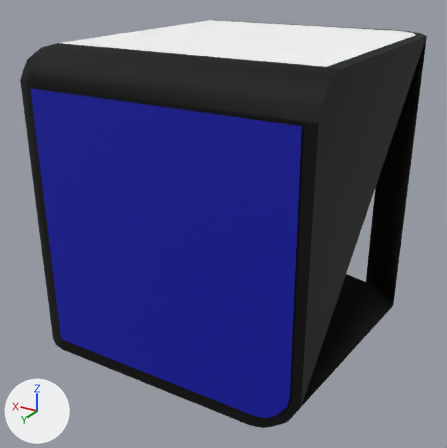
Before and after pictures for a commit that changed the OBJ model OllPractice.Unity/Assets/3DModels/corners/cornerWRB.obj.
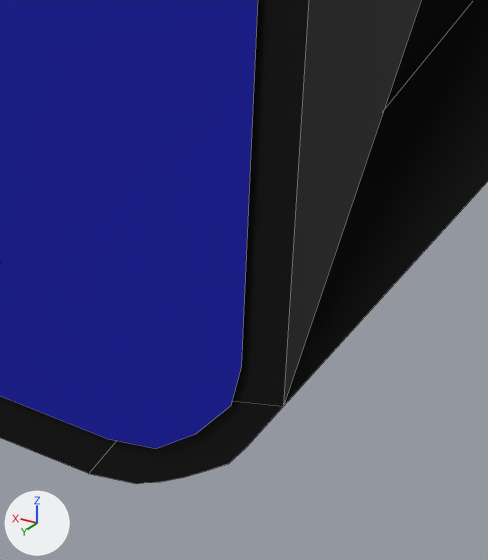
Each version appears first whole from a 50 mm lens placed at (-0.181, 0.314, 0.132), pointed at (0.001, 0.011, -0.02), and next in a close-up on the part from 50% to 79% of the width and 67% to 100% of the height. Every picture has the same lights, and +X, +Y and +Z are marked at lower left. The close-ups show mesh edges as thin lines. Where no turn or scale is listed for an object, it has been applied to the vertices. Vertices at the same position are counted once.

The older version as bpy lines, for what is in view:
```python
me_basiccorner_plane = bpy.data.meshes.new('BasicCorner_Plane')
me_basiccorner_plane.from_pydata(...)  # 121 vertices, 98 faces, 1 loose edge; spans x -0.09..0.09, y -0.09..0.09, z -0.09..0.09
me_basiccorner_plane.materials.append(mat_blackplastic)  # black #000000
# before: 16 (0.09, -0.062, -0.09), 26 (-0.073, 0.09, -0.086) at pixel (159, 482), 28 (-0.09, 0.09, -0.066) at pixel (283, 406), 29 (-0.062, 0.09, -0.09) at pixel (88, 473), 31 (-0.072, 0.09, -0.072)
# before: 34 (-0.076, 0.09, -0.084) at pixel (183, 477), 35 (-0.069, 0.09, -0.088) at pixel (136, 483), 36 (-0.079, 0.09, -0.082) at pixel (205, 471), 37 (-0.083, 0.09, -0.079) at pixel (228, 463), 38 (-0.085, 0.09, -0.075) at pixel (246, 447)
# before: 114 (-0.09, -0.066, -0.09), 115 (-0.062, -0.09, -0.09)
me_coloredside3_plane_005 = bpy.data.meshes.new('ColoredSide3_Plane.005')
me_coloredside3_plane_005.from_pydata([(-0.078, 0.091, -0.075), (0.068, 0.091, -0.082), (-0.083, 0.091, 0.07), (0.068, 0.091, 0.07), (-0.065, 0.091, -0.082), (-0.084, 0.091, -0.062), (-0.073, 0.091, -0.08), (-0.083, 0.091, -0.069)], [], [(0, 7, 5, 2, 3, 1, 4, 6)])
me_coloredside3_plane_005.materials.append(mat_blueside)  # blue #000ba7
ob_basiccorner_plane = bpy.data.objects.new('BasicCorner_Plane', me_basiccorner_plane)
ob_basiccorner_plane.location = (0.0, 0.0, 0.0)
ob_coloredside3_plane_005 = bpy.data.objects.new('ColoredSide3_Plane.005', me_coloredside3_plane_005)
ob_coloredside3_plane_005.location = (0.0, 0.0, 0.0)
```
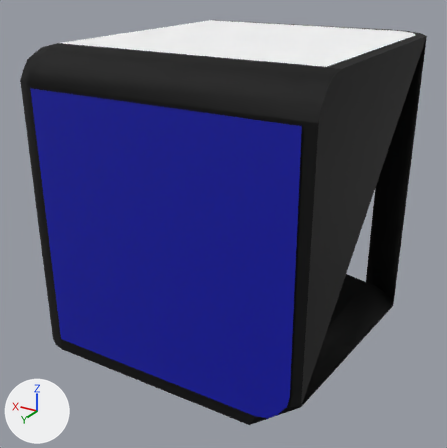
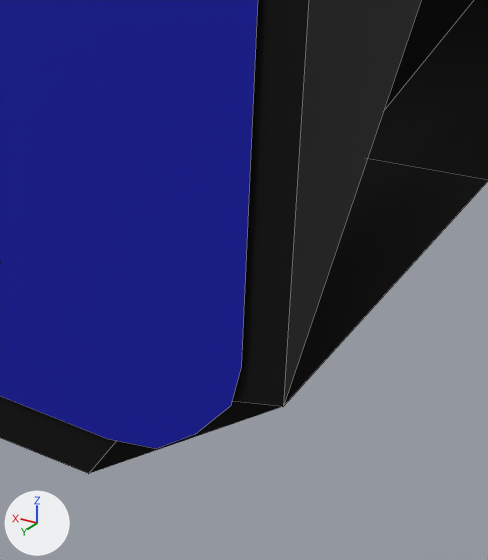
Commit message: Fix missing face in corners

Where the change shows, as pixel boxes (x1, y1, x2, y2) in the close-ups (488 x 560 px; the box of a moved part takes in the faces that stretch with it):
```json
{"object": "BasicCorner_Plane", "change": "reshaped", "before": [0, 0, 488, 484], "after": [0, 0, 488, 474]}
{"part": 1, "of": "me_basiccorner_plane", "change": "moved or reshaped", "before": [89, 0, 488, 484], "after": [90, 0, 488, 473]}
```

Edits to the scene script, one JSON object a line:
```json
{"block": "me_basiccorner_plane", "where": "me_basiccorner_plane.from_pydata(...)  # 121 vertices, 98 faces, 1 loose edge; spans x -0.09..0.09, y -0.09..0.09, z -0.09..0.09"}
{"block": "me_basiccorner_plane", "where": "# used by ob_basiccorner_plane; location = (0.0, 0.0, 0.0)"}
{"block": "me_basiccorner_plane", "where": "# verts and faces of me_basiccorner_plane; kept vertices keep their numbers, new ones are numbered from 121"}
{"block": "me_basiccorner_plane", "change": "me_basiccorner_plane part 1"}
{"op": "add", "block": "me_basiccorner_plane", "code": "delete_vertices([26, *range(34, 39)])  # with the faces that use them"}
{"op": "add", "block": "me_basiccorner_plane", "code": "delete_faces([(16, 115, 29)])"}
{"op": "add", "block": "me_basiccorner_plane", "code": "verts[121] = (-0.09, 0.012, -0.078)"}
{"op": "add", "block": "me_basiccorner_plane", "code": "verts[122] = (-0.062, 0.0, -0.09)"}
{"op": "add", "block": "me_basiccorner_plane", "code": "faces += [(16, 115, 122, 29), (114, 121, 122, 115), (28, 31, 29, 122, 121)]"}
```
